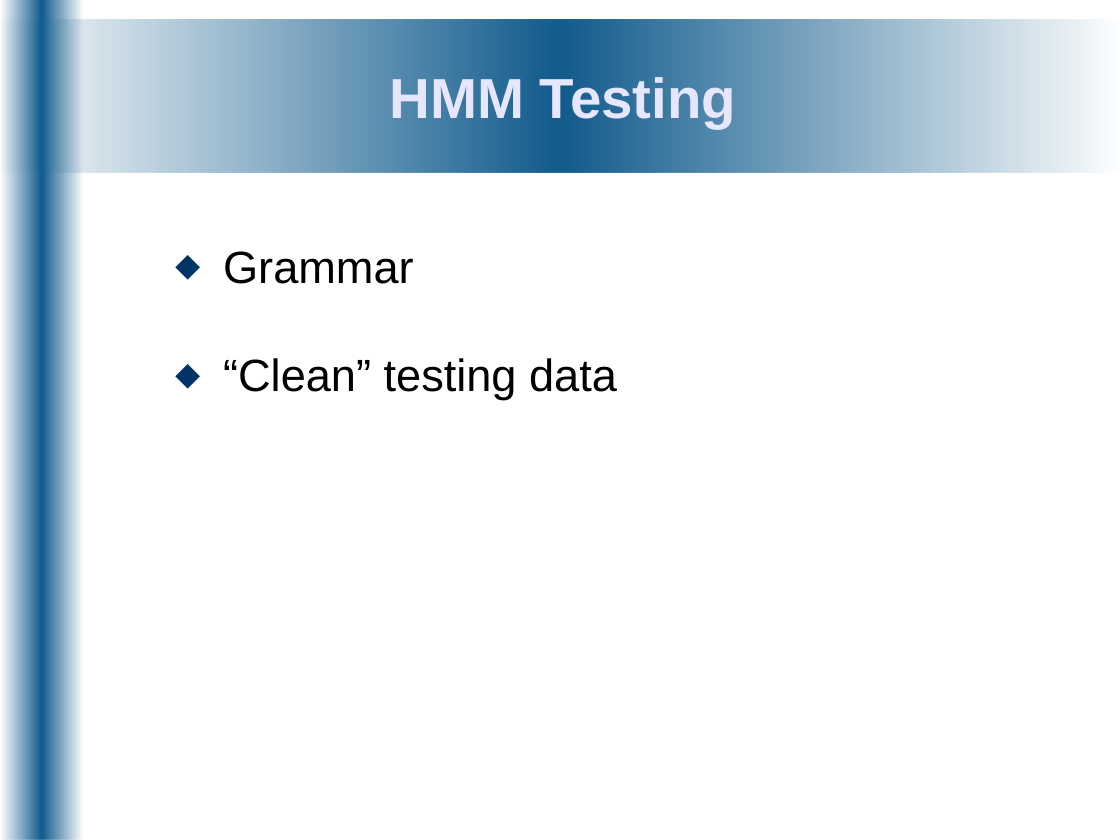
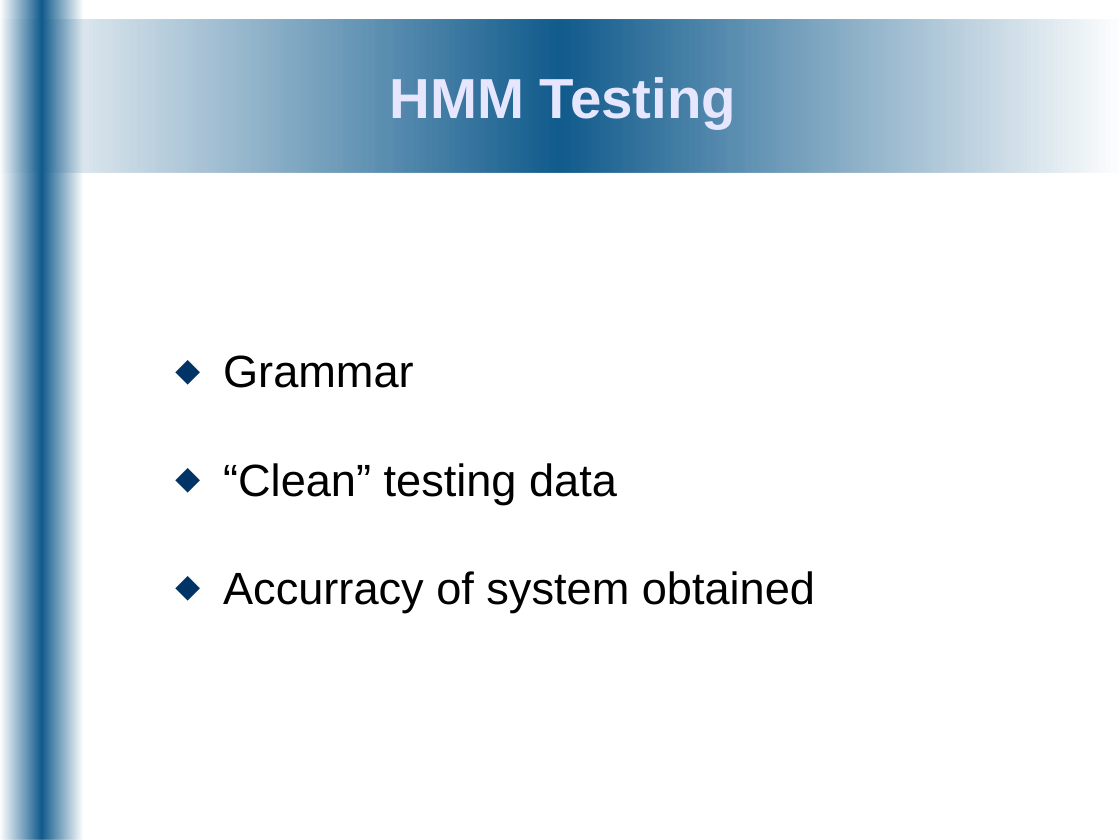
Before and after one commit to DorisGao/personal-uni, a slide deck: slide 11 of ee4p/docs/Presentations/bench_inspect-0812071414.odp (slide 10 before the commit). Drawn at 1120x840 pixels with LibreOffice and Linux fonts; fonts in the diff are those of the drawing. Boxes give left, top, right and bottom in pixels: in the first picture for what was removed or moved away, otherwise in the second. Text is boxed around its words. In the diff, an @@ line names an element or a change of style, - is before the commit and + after.

```diff
--- a/ee4p/docs/Presentations/bench_inspect-0812071414.odp
+++ b/ee4p/docs/Presentations/bench_inspect-0812071414.odp
@@ text "Grammar": place and size @@
-text "Grammar" at <box>223,251,617,400</box>
+text "Grammar" at <box>223,355,815,613</box>
@@ text at <box>223,571,815,613</box>: paragraph added @@
+⬥ Accurracy of system obtained
```
Also in this commit, not shown: 12 other slides changed, 3 slides added, 1 slide removed, 1 other file.
